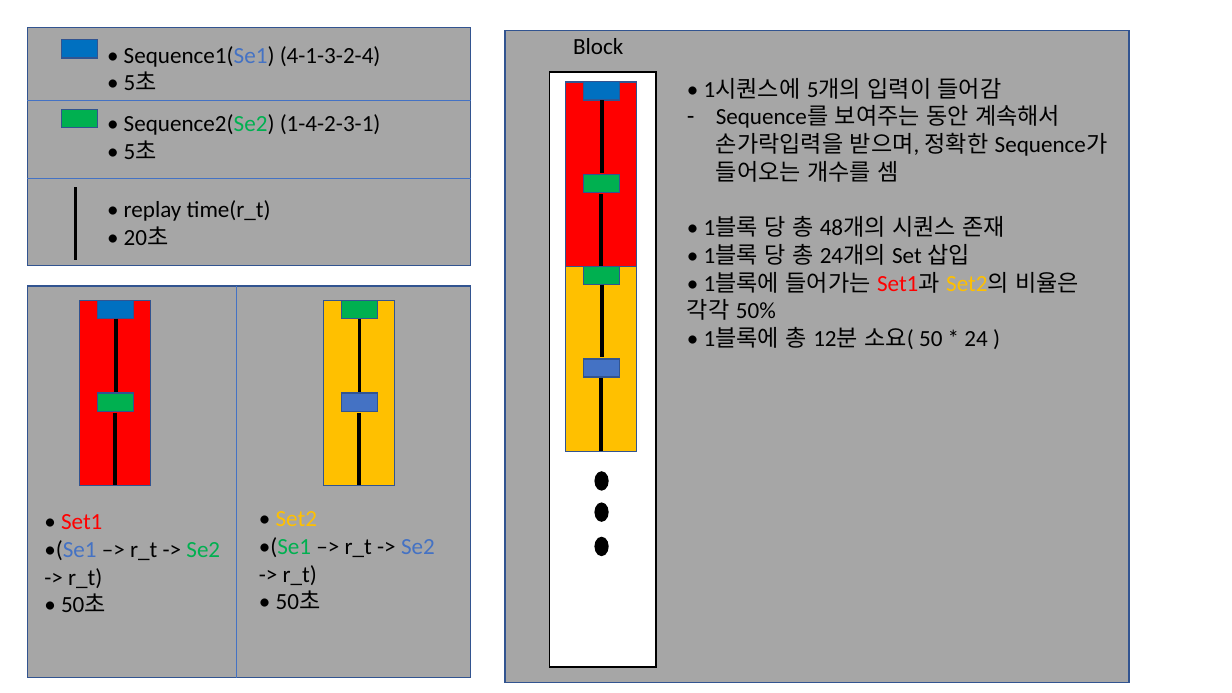
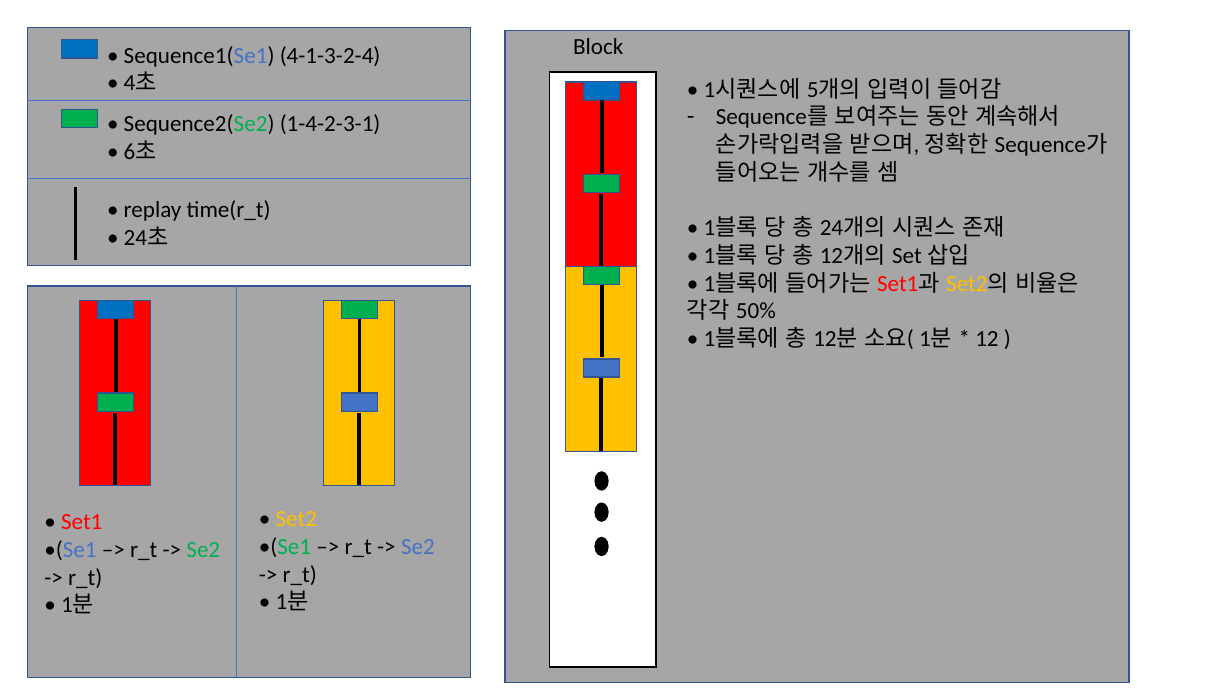
Before and after one commit to SeojinYoon/Statistics_sj, a slide deck: slide 1 of CLMN/Replay_Exp/blueprint/blueprint_0324.pptx (slide 2 before the commit). Drawn at 1232x693 pixels with LibreOffice and Linux fonts; fonts in the diff are those of the drawing. Boxes give left, top, right and bottom in pixels: in the first picture for what was removed or moved away, otherwise in the second. Text is boxed around its words. In the diff, an @@ line names an element or a change of style, - is before the commit and + after.

```diff
--- a/CLMN/Replay_Exp/blueprint/blueprint_0324.pptx
+++ b/CLMN/Replay_Exp/blueprint/blueprint_0324.pptx
@@ text at box(124, 71, 157, 90): text changed @@
-• 5초
+• 4초
@@ text at box(124, 140, 157, 159): text changed @@
-• 5초
+• 6초
@@ text at box(124, 226, 169, 245): text changed @@
-• 20초
+• 24초
@@ text at box(704, 216, 1005, 265): text changed @@
-• 1블록 당 총 48개의 시퀀스 존재
-• 1블록 당 총 24개의 Set 삽입
+• 1블록 당 총 24개의 시퀀스 존재
+• 1블록 당 총 12개의 Set 삽입
@@ text at box(704, 327, 998, 349): text changed @@
-• 1블록에 총 12분 소요( 50 * 24 )
+• 1블록에 총 12분 소요( 1분 * 12 )
@@ text at box(61, 593, 94, 614): text changed @@
-• 50초
+• 1분
@@ text at box(276, 590, 309, 611): text changed @@
-• 50초
+• 1분
```
Also in this commit, not shown: 1 other slide changed, 1 slide removed, 7 other files.
